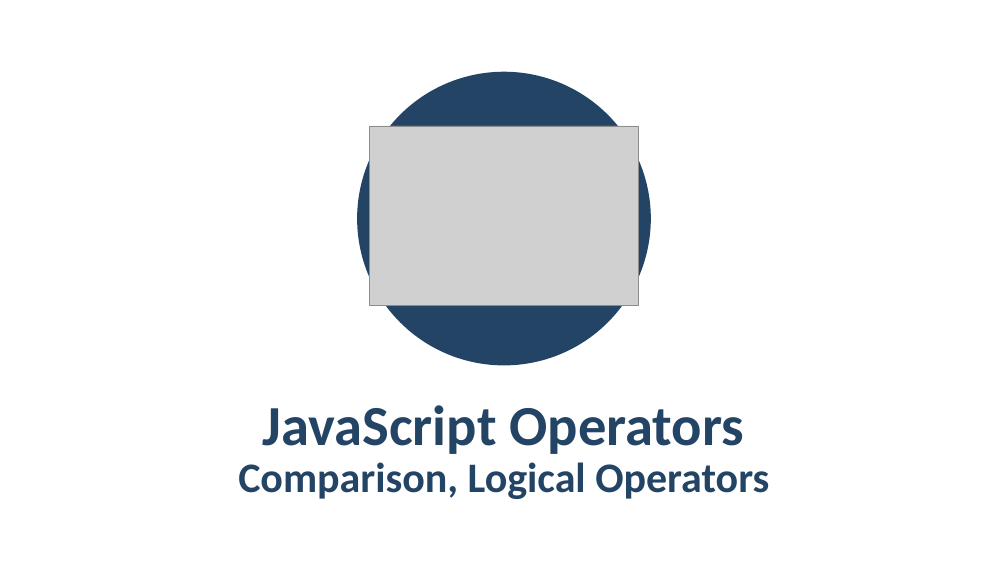
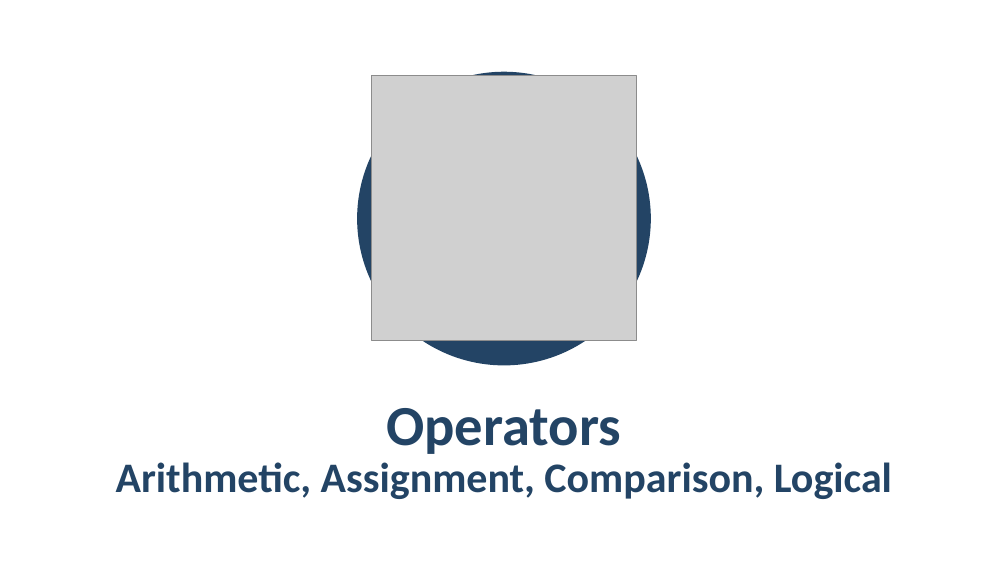
Before and after one commit to pirocorp/JS-Essentials, a slide deck: slide 12 of 01. JAVASCRIPT SYNTAX AND OPERATORS/01. JS-Fundamentals-JavaScript-Syntax-and-Operators.pptx (slide 27 before the commit). Drawn at 1008x567 pixels with LibreOffice and Linux fonts; fonts in the diff are those of the drawing; grey boxes stand for pictures; background and template pictures are left out. Boxes give left, top, right and bottom in pixels: in the first picture for what was removed or moved away, otherwise in the second. Text is boxed around its words. In the diff, an @@ line names an element or a change of style, - is before the commit and + after.

```diff
--- a/01. JAVASCRIPT SYNTAX AND OPERATORS/01. JS-Fundamentals-JavaScript-Syntax-and-Operators.pptx
+++ b/01. JAVASCRIPT SYNTAX AND OPERATORS/01. JS-Fundamentals-JavaScript-Syntax-and-Operators.pptx
@@ picture: place and size @@
-picture at [370,126,639,306]
+picture at [371,76,636,340]
@@ text at [386,408,621,454]: text changed @@
-JavaScript Operators
+Operators
@@ text at [116,462,892,499]: text changed @@
-Comparison, Logical Operators
+Arithmetic, Assignment, Comparison, Logical
```
Also in this commit, not shown: 26 other slides changed, 35 slides added, 13 slides removed.
